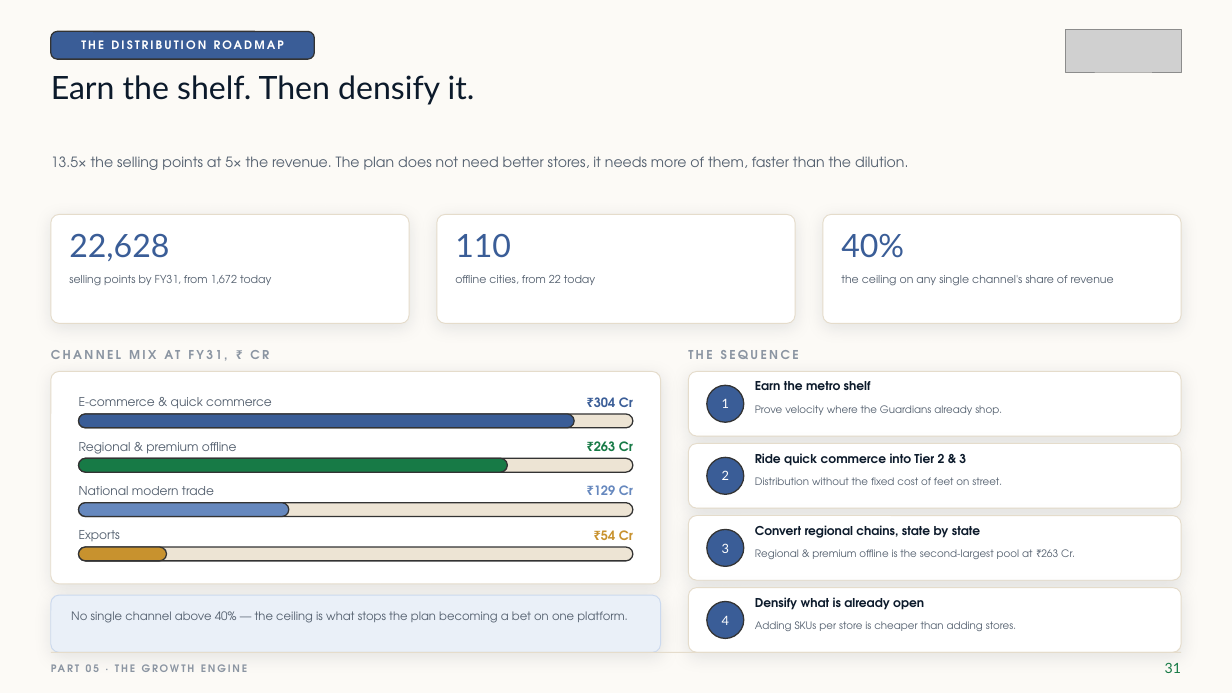
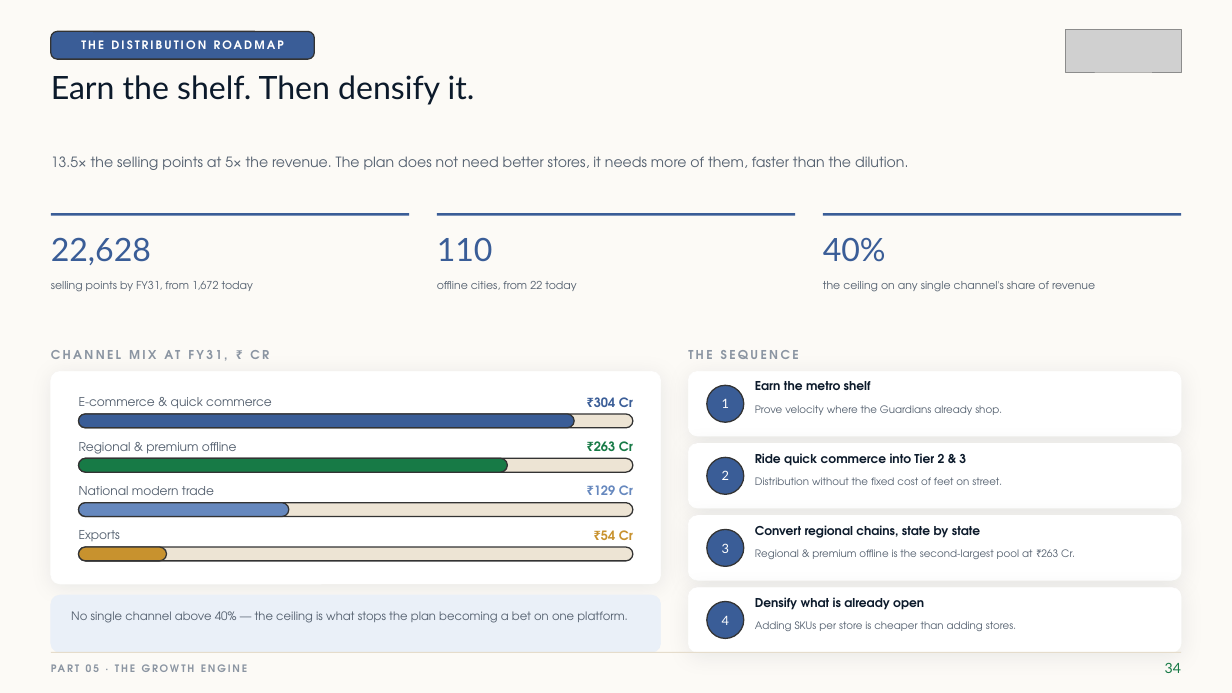
Before and after one commit to tirtham-spec/hopper-tessarakt, a slide deck: slide 35 of DHF-Honest-Farms-Deck.pptx (slide 32 before the commit). Drawn at 1232x693 pixels with LibreOffice and Linux fonts; fonts in the diff are those of the drawing; grey boxes stand for pictures. Boxes give left, top, right and bottom in pixels: in the first picture for what was removed or moved away, otherwise in the second. Text is boxed around its words. In the diff, an @@ line names an element or a change of style, - is before the commit and + after.

```diff
--- a/DHF-Honest-Farms-Deck.pptx
+++ b/DHF-Honest-Farms-Deck.pptx
@@ text "22,628": place and size @@
-text "22,628" at bbox=[69, 233, 169, 261]
+text "22,628" at bbox=[51, 237, 151, 265]
@@ rounded rectangle removed at bbox=[51, 214, 409, 323] @@
@@ line added from (51, 214) to (409, 214), #3A5D97 2 pt @@
@@ text "110": place and size @@
-text "110" at bbox=[455, 233, 511, 258]
+text "110" at bbox=[437, 238, 493, 261]
@@ rounded rectangle removed at bbox=[437, 214, 796, 323] @@
@@ line added from (437, 214) to (796, 214), #3A5D97 2 pt @@
@@ text "40%": place and size @@
-text "40%" at bbox=[841, 234, 904, 258]
+text "40%" at bbox=[823, 237, 886, 262]
@@ rounded rectangle removed at bbox=[823, 214, 1182, 323] @@
@@ line added from (823, 214) to (1181, 214), #3A5D97 2 pt @@
@@ text "selling points by FY31, from ...": place and size @@
-text "selling points by FY31, from ..." at bbox=[69, 275, 271, 286]
+text "selling points by FY31, from ..." at bbox=[51, 281, 253, 292]
@@ text "offline cities, from 22 today": place and size @@
-text "offline cities, from 22 today" at bbox=[455, 275, 595, 285]
+text "offline cities, from 22 today" at bbox=[437, 281, 576, 291]
@@ line spacing 1.1 to 1.14 in 3 elements at bbox=[51, 281, 253, 292], bbox=[437, 281, 576, 291], bbox=[823, 281, 1095, 292] @@
@@ text "the ceiling on any single ...": place and size @@
-text "the ceiling on any single ..." at bbox=[841, 275, 1114, 286]
+text "the ceiling on any single ..." at bbox=[823, 281, 1095, 292]
@@ rounded rectangle at bbox=[51, 595, 661, 653]: outline #CBD9EE 0.75 pt to #EAF0F8 0.5 pt; shadow off; proportions changed @@
@@ outline #E5DCCB 0.75 pt to #FFFFFF 0.5 pt; shadow changed; proportions changed in 5 elements at bbox=[51, 372, 661, 584], bbox=[689, 372, 1181, 436], bbox=[689, 444, 1181, 508], bbox=[689, 516, 1181, 580], bbox=[689, 588, 1181, 653] @@
@@ text "PART 05 · THE GROWTH ..." rewrapped from bbox=[51, 656, 938, 680] to bbox=[51, 656, 568, 680] @@
@@ text at bbox=[1165, 663, 1181, 673]: text changed @@
-31
+34
```
Also in this commit, not shown: 29 other slides changed, 4 slides added, 3 other files.
